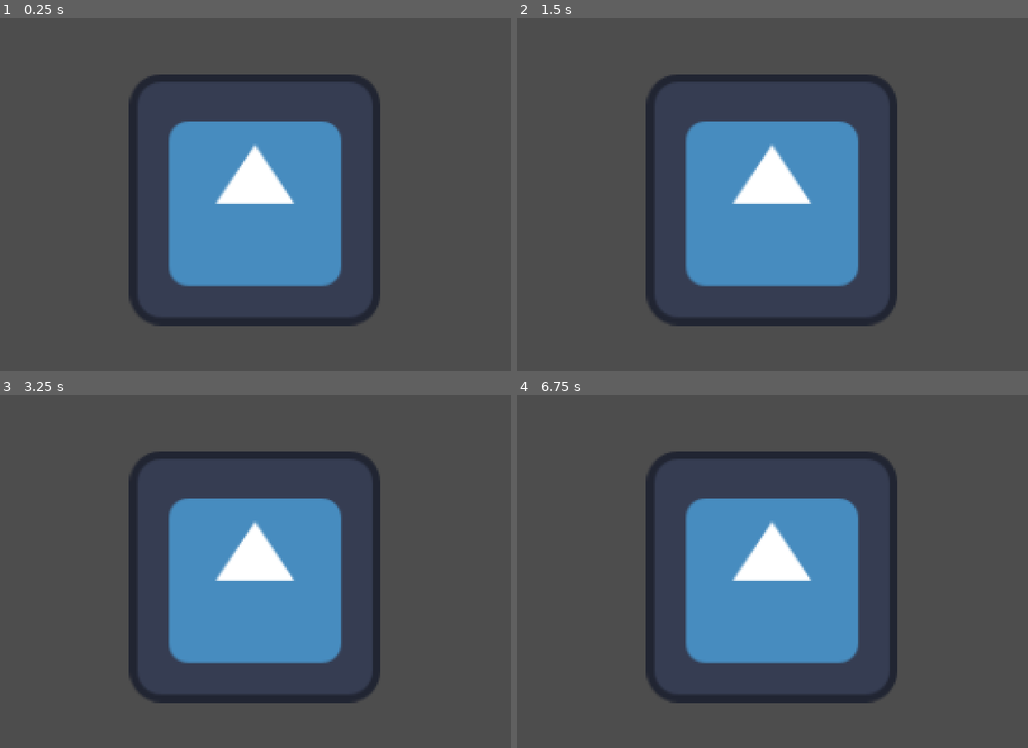
Above: before the commit, frames 1-4 (two rows, left to right).
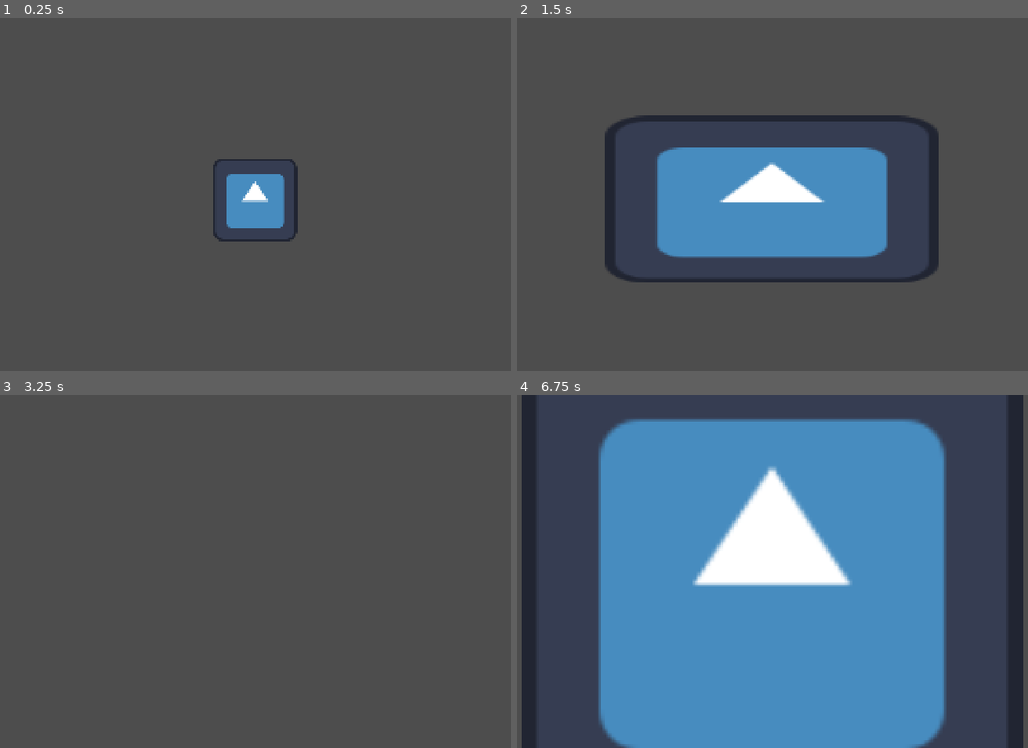
Above: after the commit, the same moments.

Repository: Tetramollaxx/CMS_2.0
Game: Godot game, scene res://Game/CMS/Demo/scenes/demo_main.tscn
Same seed, same stepped clock (60 frames per second), same inputs: the game is played once before the commit and once after it. This scene is started directly instead of the project's main scene. The engine's default icon, where the game draws it, is replaced by a stand-in: a white triangle on a blue panel in a dark square.
Inputs (mouse positions are in pixels of both pictures, inside the frame that each line leads up to):
- Up to frame 1 (0.25 s): no input
- Up to frame 2 (1.5 s): tap Enter (ui_accept) at 0.5, 0.6, 0.77, 1.07, 1.35 s; move the mouse to (905, 176) at 0.52 s; hold Up 0.53-1.28 s; click (905, 176) at 0.67 s; move the mouse to (644, 212) at 1.27 s; hold Down from 1.28 s (still down); click (644, 212) at 1.42 s
- Up to frame 3 (3.25 s): tap Enter (ui_accept) at 1.52, 1.82, 2.1, 2.75, 2.85, 3.02 s; move the mouse to (311, 493) at 2.02 s; release Down at 2.03 s; hold Up from 2.03 s (still down); click (311, 493) at 2.17 s; move the mouse to (219, 642) at 2.77 s; click (219, 642) at 2.92 s
- Up to frame 4 (6.75 s): tap Enter (ui_accept) at 3.32, 3.6, 3.77, 4.07, 4.35, 4.52, 4.82, 5.1, 5.75, 5.85, 6.02, 6.32, 6.6 s; move the mouse to (956, 624) at 3.52 s; release Up at 3.53 s; hold Down 3.53-5.78 s; click (956, 624) at 3.67 s; move the mouse to (578, 518) at 4.27 s; click (578, 518) at 4.42 s; move the mouse to (798, 571) at 5.02 s; click (798, 571) at 5.17 s; move the mouse to (675, 483) at 5.77 s; hold Up from 5.78 s (still down); click (675, 483) at 5.92 s; move the mouse to (905, 553) at 6.52 s; click (905, 553) at 6.67 s

The runs differ from the first frame. In frame 1, 20% of the frame differs, in the area x 25-75%, y 16-88%; in frame 2, 17%; in frame 3, 21%; in frame 4, 58%, in the area x 0-100%, y 0-100%.

Commit message:
Working version 1

Diff:
--- /dev/null
+++ b/Game/CMS/Demo/Entities/BigGodot.tres
@@ -0,0 +1,19 @@
+[gd_resource type="Resource" script_class="GodotEntity" load_steps=7 format=3 uid="uid://cwdtof2xpexr0"]
+
+[ext_resource type="Script" uid="uid://spp71jaioy6b" path="res://Game/CMS/TagDefinition.gd" id="1_sxetb"]
+[ext_resource type="Script" uid="uid://dc6v56id686h4" path="res://Game/CMS/Demo/tags/TagScale.gd" id="2_rhwk8"]
+[ext_resource type="Script" uid="uid://cnodkdnkbheri" path="res://Game/CMS/Demo/GodotEntity.gd" id="3_8idsr"]
+[ext_resource type="Script" uid="uid://djxpfr8oobxlu" path="res://Game/CMS/Demo/tags/TagChangeVisibilityOnSpacePressed.gd" id="3_rhwk8"]
+
+[sub_resource type="Resource" id="Resource_osy7u"]
+script = ExtResource("2_rhwk8")
+scale = Vector2(6, 6)
+
+[sub_resource type="Resource" id="Resource_8idsr"]
+script = ExtResource("3_rhwk8")
+metadata/_custom_type_script = "uid://djxpfr8oobxlu"
+
+[resource]
+script = ExtResource("3_8idsr")
+Tags = Array[ExtResource("1_sxetb")]([SubResource("Resource_osy7u"), SubResource("Resource_8idsr")])
+metadata/_custom_type_script = "uid://cnodkdnkbheri"
--- /dev/null
+++ b/Game/CMS/Demo/Entities/MeduimGodot.tres
@@ -0,0 +1,19 @@
+[gd_resource type="Resource" script_class="GodotEntity" load_steps=7 format=3 uid="uid://o7ywmsrky438"]
+
+[ext_resource type="Script" uid="uid://spp71jaioy6b" path="res://Game/CMS/TagDefinition.gd" id="1_knyhr"]
+[ext_resource type="Script" uid="uid://dc6v56id686h4" path="res://Game/CMS/Demo/tags/TagScale.gd" id="2_l1x3n"]
+[ext_resource type="Script" uid="uid://djxpfr8oobxlu" path="res://Game/CMS/Demo/tags/TagChangeVisibilityOnSpacePressed.gd" id="3_l1x3n"]
+[ext_resource type="Script" uid="uid://cnodkdnkbheri" path="res://Game/CMS/Demo/GodotEntity.gd" id="3_tf28y"]
+
+[sub_resource type="Resource" id="Resource_7bd1k"]
+script = ExtResource("2_l1x3n")
+scale = Vector2(3, 3)
+
+[sub_resource type="Resource" id="Resource_tf28y"]
+script = ExtResource("3_l1x3n")
+metadata/_custom_type_script = "uid://djxpfr8oobxlu"
+
+[resource]
+script = ExtResource("3_tf28y")
+Tags = Array[ExtResource("1_knyhr")]([SubResource("Resource_7bd1k"), SubResource("Resource_tf28y")])
+metadata/_custom_type_script = "uid://cnodkdnkbheri"
--- /dev/null
+++ b/Game/CMS/Demo/Entities/SmallGodot.tres
@@ -0,0 +1,18 @@
+[gd_resource type="Resource" script_class="GodotEntity" load_steps=7 format=3 uid="uid://c8koiwwny5ps4"]
+
+[ext_resource type="Script" uid="uid://spp71jaioy6b" path="res://Game/CMS/TagDefinition.gd" id="1_l8lc3"]
+[ext_resource type="Script" uid="uid://cnodkdnkbheri" path="res://Game/CMS/Demo/GodotEntity.gd" id="1_yd6pt"]
+[ext_resource type="Script" uid="uid://dc6v56id686h4" path="res://Game/CMS/Demo/tags/TagScale.gd" id="2_wq1je"]
+[ext_resource type="Script" uid="uid://djxpfr8oobxlu" path="res://Game/CMS/Demo/tags/TagChangeVisibilityOnSpacePressed.gd" id="3_vcckl"]
+
+[sub_resource type="Resource" id="Resource_wq1je"]
+script = ExtResource("2_wq1je")
+
+[sub_resource type="Resource" id="Resource_q0okq"]
+script = ExtResource("3_vcckl")
+metadata/_custom_type_script = "uid://djxpfr8oobxlu"
+
+[resource]
+script = ExtResource("1_yd6pt")
+Tags = Array[ExtResource("1_l8lc3")]([SubResource("Resource_wq1je"), SubResource("Resource_q0okq")])
+metadata/_custom_type_script = "uid://cnodkdnkbheri"
--- /dev/null
+++ b/Game/CMS/Demo/Entities/TallGodot.tres
@@ -0,0 +1,19 @@
+[gd_resource type="Resource" script_class="GodotEntity" load_steps=7 format=3 uid="uid://dsl22ljwbpei6"]
+
+[ext_resource type="Script" uid="uid://spp71jaioy6b" path="res://Game/CMS/TagDefinition.gd" id="1_fvymp"]
+[ext_resource type="Script" uid="uid://dc6v56id686h4" path="res://Game/CMS/Demo/tags/TagScale.gd" id="2_jyrbo"]
+[ext_resource type="Script" uid="uid://djxpfr8oobxlu" path="res://Game/CMS/Demo/tags/TagChangeVisibilityOnSpacePressed.gd" id="3_jyrbo"]
+[ext_resource type="Script" uid="uid://cnodkdnkbheri" path="res://Game/CMS/Demo/GodotEntity.gd" id="3_ttwv3"]
+
+[sub_resource type="Resource" id="Resource_um1gd"]
+script = ExtResource("2_jyrbo")
+scale = Vector2(4, 2)
+
+[sub_resource type="Resource" id="Resource_ttwv3"]
+script = ExtResource("3_jyrbo")
+metadata/_custom_type_script = "uid://djxpfr8oobxlu"
+
+[resource]
+script = ExtResource("3_ttwv3")
+Tags = Array[ExtResource("1_fvymp")]([SubResource("Resource_um1gd"), SubResource("Resource_ttwv3")])
+metadata/_custom_type_script = "uid://cnodkdnkbheri"
--- /dev/null
+++ b/Game/CMS/Demo/Entities/WideGodot.tres
@@ -0,0 +1,19 @@
+[gd_resource type="Resource" script_class="GodotEntity" load_steps=7 format=3 uid="uid://oj0a602k0twn"]
+
+[ext_resource type="Script" uid="uid://spp71jaioy6b" path="res://Game/CMS/TagDefinition.gd" id="1_m385y"]
+[ext_resource type="Script" uid="uid://dc6v56id686h4" path="res://Game/CMS/Demo/tags/TagScale.gd" id="2_hepkp"]
+[ext_resource type="Script" uid="uid://djxpfr8oobxlu" path="res://Game/CMS/Demo/tags/TagChangeVisibilityOnSpacePressed.gd" id="3_hepkp"]
+[ext_resource type="Script" uid="uid://cnodkdnkbheri" path="res://Game/CMS/Demo/GodotEntity.gd" id="3_vrlny"]
+
+[sub_resource type="Resource" id="Resource_787u3"]
+script = ExtResource("2_hepkp")
+scale = Vector2(4, 2)
+
+[sub_resource type="Resource" id="Resource_vrlny"]
+script = ExtResource("3_hepkp")
+metadata/_custom_type_script = "uid://djxpfr8oobxlu"
+
+[resource]
+script = ExtResource("3_vrlny")
+Tags = Array[ExtResource("1_m385y")]([SubResource("Resource_787u3"), SubResource("Resource_vrlny")])
+metadata/_custom_type_script = "uid://cnodkdnkbheri"
--- /dev/null
+++ b/Game/CMS/Demo/GodotEntity.gd
@@ -0,0 +1,8 @@
+@tool
+extends EntityData
+class_name GodotEntity
+
+
+func _init():
+	if Engine.is_editor_hint():
+		Tags = [TagScale.new()]
--- /dev/null
+++ b/Game/CMS/Demo/scenes/demo_main.gd
@@ -0,0 +1,17 @@
+extends Node2D
+
+
+@onready var godot : EntityHolderNode = $EntityHolderNode
+
+
+func _process(_delta: float) -> void:
+	if Input.is_action_just_pressed("ui_accept"):
+		Interactions.call_implementers("OnSpacePressed")
+
+func _input(event : InputEvent):
+	if event is InputEventMouseButton:
+		var pos = godot.global_position
+		godot.queue_free()
+		godot = preload("res://Game/CMS/Demo/scenes/entity_holder_node.tscn").instantiate()
+		godot.global_position = pos
+		add_child(godot)
--- a/Game/CMS/Demo/scenes/demo_main.tscn
+++ b/Game/CMS/Demo/scenes/demo_main.tscn
@@ -1,29 +1,10 @@
-[gd_scene load_steps=8 format=3 uid="uid://cm2y1mjvs6nxs"]
+[gd_scene load_steps=3 format=3 uid="uid://cm2y1mjvs6nxs"]
 
-[ext_resource type="Script" uid="uid://fju2tos1yefh" path="res://Game/CMS/EntityHolderNode.gd" id="1_tfqp0"]
-[ext_resource type="Script" uid="uid://spp71jaioy6b" path="res://Game/CMS/TagDefinition.gd" id="2_p428j"]
-[ext_resource type="Script" uid="uid://cth3owim6xfkb" path="res://Game/CMS/EntityData.gd" id="3_mnjrk"]
-[ext_resource type="Script" uid="uid://dc6v56id686h4" path="res://Game/CMS/Demo/tags/TagScale.gd" id="3_p428j"]
-[ext_resource type="Texture2D" uid="uid://civb1tfco2yq0" path="res://icon.svg" id="4_5jfgm"]
-
-[sub_resource type="Resource" id="Resource_mnjrk"]
-script = ExtResource("3_p428j")
-scale = Vector2(3, 3)
-metadata/_custom_type_script = "uid://dc6v56id686h4"
-
-[sub_resource type="Resource" id="Resource_5jfgm"]
-script = ExtResource("3_mnjrk")
-Tags = Array[ExtResource("2_p428j")]([SubResource("Resource_mnjrk")])
-metadata/_custom_type_script = "uid://cth3owim6xfkb"
+[ext_resource type="Script" uid="uid://b7set7lkeit2s" path="res://Game/CMS/Demo/scenes/demo_main.gd" id="1_0pbva"]
+[ext_resource type="PackedScene" uid="uid://bhkgwanmtrkth" path="res://Game/CMS/Demo/scenes/entity_holder_node.tscn" id="1_eu7i3"]
 
 [node name="DemoMain" type="Node2D"]
+script = ExtResource("1_0pbva")
 
-[node name="EntityHolderNode" type="Node2D" parent="."]
+[node name="EntityHolderNode" parent="." instance=ExtResource("1_eu7i3")]
 position = Vector2(973, 556)
-script = ExtResource("1_tfqp0")
-data = SubResource("Resource_5jfgm")
-metadata/_custom_type_script = "uid://fju2tos1yefh"
-
-[node name="Sprite2D" type="Sprite2D" parent="EntityHolderNode"]
-scale = Vector2(2, 2)
-texture = ExtResource("4_5jfgm")
--- /dev/null
+++ b/Game/CMS/Demo/scenes/entity_holder_node.tscn
@@ -0,0 +1,12 @@
+[gd_scene load_steps=3 format=3 uid="uid://bhkgwanmtrkth"]
+
+[ext_resource type="Script" uid="uid://fju2tos1yefh" path="res://Game/CMS/EntityHolderNode.gd" id="1_s0uo7"]
+[ext_resource type="Texture2D" uid="uid://civb1tfco2yq0" path="res://icon.svg" id="5_464mg"]
+
+[node name="EntityHolderNode" type="Node2D"]
+script = ExtResource("1_s0uo7")
+metadata/_custom_type_script = "uid://fju2tos1yefh"
+
+[node name="Sprite2D" type="Sprite2D" parent="."]
+scale = Vector2(2, 2)
+texture = ExtResource("5_464mg")
--- /dev/null
+++ b/Game/CMS/Demo/tags/TagChangeVisibilityOnSpacePressed.gd
@@ -0,0 +1,7 @@
+extends Tag
+class_name TagChangeVisibilityOnSpacePressed
+
+
+func OnSpacePressed():
+	if entity_node is Node2D:
+		entity_node.visible = !entity_node.visible
--- a/Game/CMS/EntityData.gd
+++ b/Game/CMS/EntityData.gd
@@ -25,15 +25,14 @@
 		t.OnEntityReady()
 
 func _on_node_exiting():
-	for t in Tags:
-		t._on_unregister()
 	Unregister()
 
 func Unregister():
+	#print(get_reference_count())
 	for tag in Tags:
 		tag._on_unregister()
 		assert(tag.get_reference_count() <= 2, "Memory leak detected: Tag has too many references.")
-	assert(get_reference_count() <= 2, "Memory leak detected: EntityData has too many references.")
+	assert(get_reference_count() <= 3, "Memory leak detected: EntityData has too many references.")
 
 # if you get an error here, check if you are saving
 # the reference to tags or EntityData somewhere
--- a/Game/CMS/EntityHolderNode.gd
+++ b/Game/CMS/EntityHolderNode.gd
@@ -4,8 +4,11 @@
 
 
 @export var data : EntityData
+@export var load_random_data : bool = true
 
 
 func _enter_tree() -> void:
+	if load_random_data:
+		data = CMS.load_resource(CMS.get_resources_in_directory("res://Game/CMS/Demo/Entities/").pick_random())
 	data = data.duplicate_deep(Resource.DEEP_DUPLICATE_ALL) ## make unique
 	data.Initialize(self)
--- a/Game/CMS/InteractionManager.gd
+++ b/Game/CMS/InteractionManager.gd
@@ -41,6 +41,7 @@
 			var ref = _interactions[i]
 			if ref == null or !is_instance_valid(ref.get_ref()) or ref.get_ref() == null:
 				_interactions.remove_at(i)
+		_visited.clear()
 
 func _initialize_interactions():
 	var root = get_tree().root
--- a/Game/CMS/TagDefinition.gd
+++ b/Game/CMS/TagDefinition.gd
@@ -22,7 +22,7 @@
 func OnEntityReady(): pass
 func OnUnregister(): pass
 
-## Called by EntityData.Unregister() — resets Tag memory to avoid leaks
+## Called by EntityData.Unregister() - resets Tag memory to avoid leaks
 func _on_unregister():
 	OnUnregister()
 	for p in self.get_property_list():
--- a/project.godot
+++ b/project.godot
@@ -24,7 +24,7 @@
 [application]
 
 config/name="CMS"
-run/main_scene="uid://grby8aqg6dvu"
+run/main_scene="uid://cm2y1mjvs6nxs"
 config/features=PackedStringArray("4.5", "GL Compatibility")
 config/icon="res://icon.svg"
 
Not shown, added: Game/CMS/Demo/GodotEntity.gd.uid
Not shown, added: Game/CMS/Demo/scenes/demo_main.gd.uid
Not shown, added: Game/CMS/Demo/tags/TagChangeVisibilityOnSpacePressed.gd.uid
